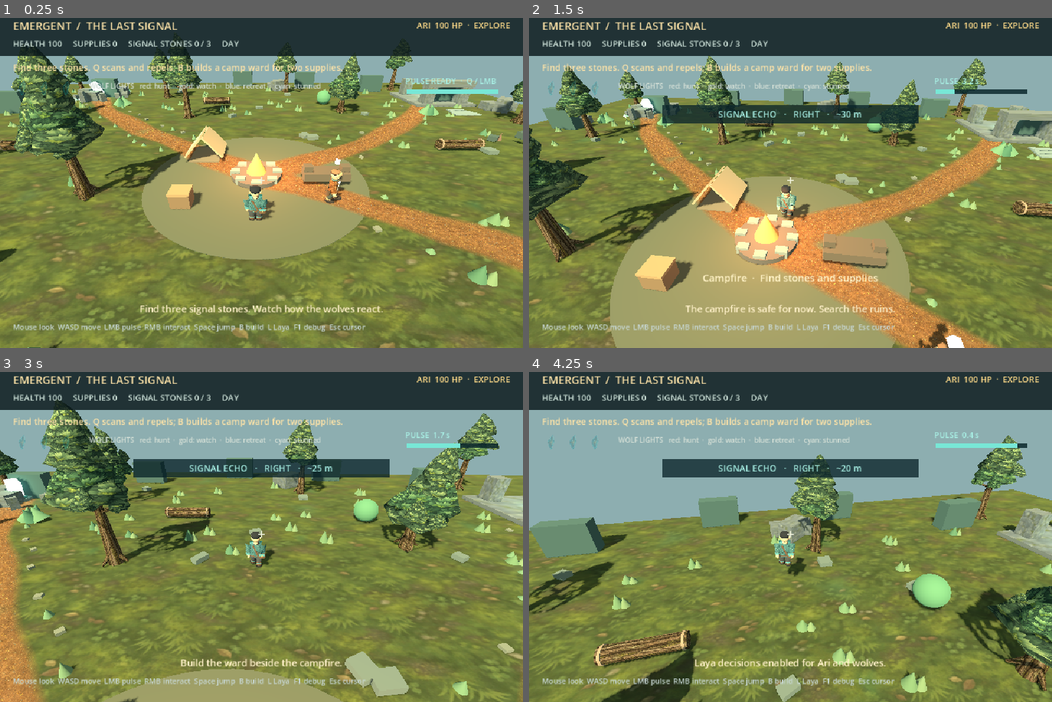
Above: before the commit, frames 1-4 (two rows, left to right).
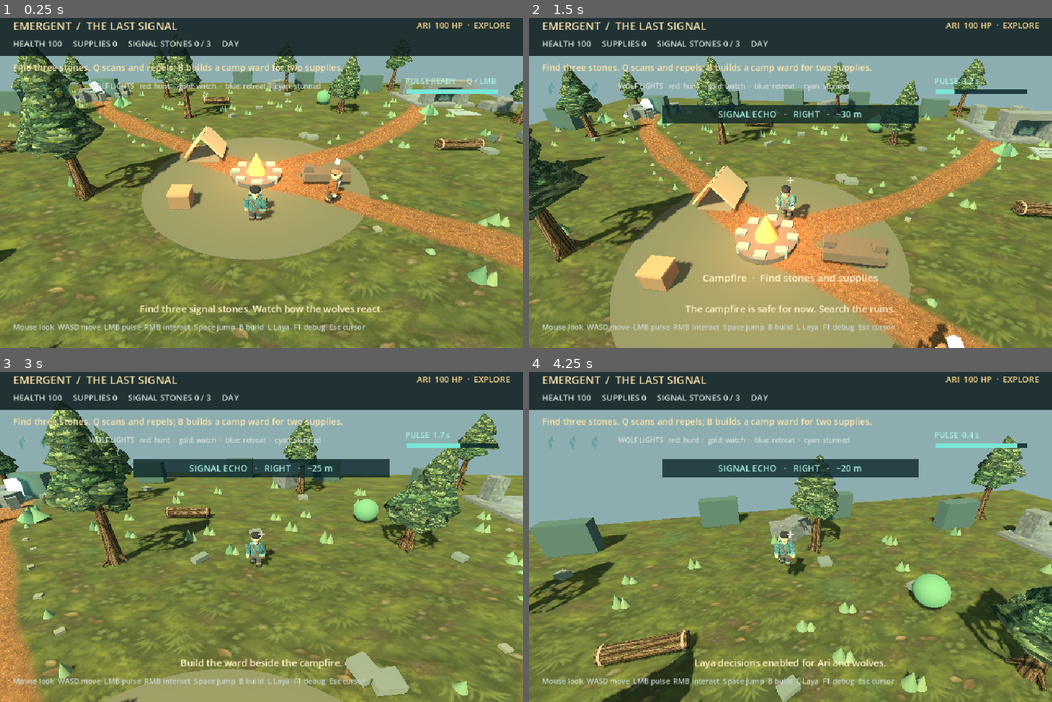
Above: after the commit, the same moments.

Repository: Morainet/Emergent
Game: Godot game, scene res://scenes/forest3d.tscn
Two runs of this game, one before a commit and one after it. Both use one fixed random seed, a clock stepped at 60 frames per second and the inputs below.
Inputs (mouse positions are in pixels of both pictures, inside the frame that each line leads up to):
- Up to frame 1 (0.25 s): no input
- Up to frame 2 (1.5 s): tap Enter at 0.5 s; move the mouse to (816, 179) at 0.52 s; hold R 0.53-1.28 s; hold W from 0.53 s (still down); click (816, 179) at 0.67 s; tap Space at 0.77, 1.07 s; move the mouse to (764, 183) at 1.27 s; tap E at 1.35 s
- Up to frame 3 (3 s): keep holding W; tap Space at 1.52, 1.82 s; move the mouse to (271, 527) at 2.02 s; tap Q at 2.1 s; move the mouse to (256, 540) at 2.77 s; tap B at 2.85 s; click (256, 540) at 2.92 s
- Up to frame 4 (4.25 s): keep holding W; tap Space at 3.02, 3.32, 3.77, 4.07 s; move the mouse to (827, 537) at 3.52 s; tap L at 3.6 s

The runs differ from the first frame. In frame 1, less than 0.1% of the frame differs, in the area x 46-66%, y 46-61%; in frame 2, less than 0.1%, in the area x 47-80%, y 50-100%; in frame 3, less than 0.1%; in frame 4, less than 0.1%.

Commit message:
Polish character idle and walking animation

Diff:
--- a/scripts/explorer_avatar.gd
+++ b/scripts/explorer_avatar.gd
@@ -15,6 +15,7 @@
 var right_leg: Node3D
 var left_arm: Node3D
 var right_arm: Node3D
+var head_pivot: Node3D
 var pendant: MeshInstance3D
 var pendant_base_scale := Vector3.ONE
 var satchel: Node3D
@@ -42,8 +43,14 @@
 	var swing := sin(cadence) * 0.48 * stride
 	left_leg.rotation.x = swing
 	right_leg.rotation.x = -swing
+	left_leg.position.y = -0.28 + maxf(0.0, sin(cadence)) * 0.075 * stride
+	right_leg.position.y = -0.28 + maxf(0.0, -sin(cadence)) * 0.075 * stride
 	left_arm.rotation.x = -swing * 0.65
 	right_arm.rotation.x = swing * 0.65 - pulse * 1.4
+	left_arm.rotation.z = -0.08 + sin(cadence) * 0.025 * stride
+	right_arm.rotation.z = 0.08 + sin(cadence) * 0.025 * stride
+	head_pivot.rotation.y = sin(walk_time * 0.85) * (0.22 if character == "Ari" else 0.15) * (1.0 - stride) + sin(cadence) * 0.035 * stride
+	head_pivot.rotation.x = sin(walk_time * 1.7) * 0.025 * (1.0 - stride)
 	if not grounded:
 		left_leg.rotation.x = -0.25 if vertical_speed > 0.0 else 0.18
 		right_leg.rotation.x = 0.35 if vertical_speed > 0.0 else -0.12
@@ -74,8 +81,11 @@
 	var squash := sin(PI * landing_time / 0.18) * 0.06
 	scale = Vector3(1.0 + squash * 0.5, 1.0 - squash, 1.0 + squash * 0.5)
 	position.y = absf(sin(cadence)) * 0.035 * stride + sin(walk_time * 2.2) * 0.008 * (1.0 - stride)
+	head_pivot.position.y = 0.45 + sin(walk_time * 2.2) * 0.006 * (1.0 - stride)
 	satchel.rotation.z = sin(cadence) * 0.08 * stride
+	satchel.rotation.x = -sin(cadence) * 0.055 * stride
 	pendant.scale = pendant_base_scale * (1.0 + pulse * 0.65)
+	pendant.rotation.z = PI / 4.0 + sin(cadence) * 0.055 * stride
 
 
 func _build() -> void:
@@ -115,25 +125,30 @@
 		_ellipsoid(arm, "Hand", Vector3(0.0, -0.60, 0.0), Vector3(0.085, 0.135, 0.085), SKIN)
 		_ellipsoid(arm, "Thumb", Vector3(-0.075 if arm == left_arm else 0.075, -0.56, -0.045), Vector3(0.035, 0.07, 0.05), SKIN)
 
-	_loft(self, "Neck", [Vector4(0.33, 0.105, 0.105, 0.0), Vector4(0.49, 0.09, 0.09, 0.0)], SKIN)
-	_ellipsoid(self, "Head", Vector3(0.0, 0.655, -0.012), Vector3(0.215, 0.26, 0.205), SKIN)
-	_ellipsoid(self, "Jaw", Vector3(0.0, 0.535, -0.065), Vector3(0.155, 0.105, 0.155), SKIN)
+	head_pivot = _pivot("HeadPivot", Vector3(0.0, 0.45, 0.0))
+	var head_geometry := Node3D.new()
+	head_geometry.name = "HeadGeometry"
+	head_geometry.position.y = -0.45
+	head_pivot.add_child(head_geometry)
+	_loft(head_geometry, "Neck", [Vector4(0.33, 0.105, 0.105, 0.0), Vector4(0.49, 0.09, 0.09, 0.0)], SKIN)
+	_ellipsoid(head_geometry, "Head", Vector3(0.0, 0.655, -0.012), Vector3(0.215, 0.26, 0.205), SKIN)
+	_ellipsoid(head_geometry, "Jaw", Vector3(0.0, 0.535, -0.065), Vector3(0.155, 0.105, 0.155), SKIN)
 	for side in [-1.0, 1.0]:
-		_ellipsoid(self, "Ear", Vector3(side * 0.218, 0.635, -0.015), Vector3(0.045, 0.075, 0.045), SKIN)
-		_ellipsoid(self, "Eye", Vector3(side * 0.082, 0.682, -0.207), Vector3(0.018, 0.025, 0.009), Color("302b2a"))
-		_ellipsoid(self, "Brow", Vector3(side * 0.085, 0.724, -0.209), Vector3(0.07, 0.012, 0.015), HAIR)
-	_ellipsoid(self, "Nose", Vector3(0.0, 0.622, -0.216), Vector3(0.037, 0.067, 0.045), Color("c69070"))
-	_ellipsoid(self, "Mouth", Vector3(0.0, 0.540, -0.199), Vector3(0.055, 0.009, 0.006), Color("895d58"))
+		_ellipsoid(head_geometry, "Ear", Vector3(side * 0.218, 0.635, -0.015), Vector3(0.045, 0.075, 0.045), SKIN)
+		_ellipsoid(head_geometry, "Eye", Vector3(side * 0.082, 0.682, -0.207), Vector3(0.018, 0.025, 0.009), Color("302b2a"))
+		_ellipsoid(head_geometry, "Brow", Vector3(side * 0.085, 0.724, -0.209), Vector3(0.07, 0.012, 0.015), HAIR)
+	_ellipsoid(head_geometry, "Nose", Vector3(0.0, 0.622, -0.216), Vector3(0.037, 0.067, 0.045), Color("c69070"))
+	_ellipsoid(head_geometry, "Mouth", Vector3(0.0, 0.540, -0.199), Vector3(0.055, 0.009, 0.006), Color("895d58"))
 	if is_ari:
-		_loft(self, "Scarf", [Vector4(0.36, 0.165, 0.15, 0.0), Vector4(0.43, 0.15, 0.145, 0.0), Vector4(0.48, 0.11, 0.11, 0.0)], Color("58736c"))
-		_ellipsoid(self, "Hair", Vector3(0.0, 0.805, 0.02), Vector3(0.225, 0.125, 0.21), Color("4c3630"))
-		_ellipsoid(self, "CapCrown", Vector3(0.0, 0.845, 0.0), Vector3(0.255, 0.105, 0.22), coat)
-		_ellipsoid(self, "CapBrim", Vector3(0.0, 0.785, -0.175), Vector3(0.24, 0.025, 0.145), coat_light)
+		_loft(head_geometry, "Scarf", [Vector4(0.36, 0.165, 0.15, 0.0), Vector4(0.43, 0.15, 0.145, 0.0), Vector4(0.48, 0.11, 0.11, 0.0)], Color("58736c"))
+		_ellipsoid(head_geometry, "Hair", Vector3(0.0, 0.805, 0.02), Vector3(0.225, 0.125, 0.21), Color("4c3630"))
+		_ellipsoid(head_geometry, "CapCrown", Vector3(0.0, 0.845, 0.0), Vector3(0.255, 0.105, 0.22), coat)
+		_ellipsoid(head_geometry, "CapBrim", Vector3(0.0, 0.785, -0.175), Vector3(0.24, 0.025, 0.145), coat_light)
 	else:
-		_ellipsoid(self, "HairBack", Vector3(0.0, 0.79, 0.075), Vector3(0.23, 0.16, 0.17), HAIR)
-		_ellipsoid(self, "HairTop", Vector3(0.0, 0.84, 0.0), Vector3(0.24, 0.12, 0.205), HAIR)
+		_ellipsoid(head_geometry, "HairBack", Vector3(0.0, 0.79, 0.075), Vector3(0.23, 0.16, 0.17), HAIR)
+		_ellipsoid(head_geometry, "HairTop", Vector3(0.0, 0.84, 0.0), Vector3(0.24, 0.12, 0.205), HAIR)
 		for tuft in [Vector3(-0.15, 0.785, -0.16), Vector3(-0.02, 0.81, -0.18), Vector3(0.13, 0.78, -0.16)]:
-			_ellipsoid(self, "HairTuft", tuft, Vector3(0.095, 0.08, 0.09), HAIR)
+			_ellipsoid(head_geometry, "HairTuft", tuft, Vector3(0.095, 0.08, 0.09), HAIR)
 
 	var front_strap := _loft(self, "FrontStrap", [Vector4(-0.32, 0.042, 0.022, -0.238), Vector4(0.34, 0.042, 0.022, -0.200)], LEATHER)
 	front_strap.rotation.z = -0.43
--- a/tests/smoke.gd
+++ b/tests/smoke.gd
@@ -35,8 +35,8 @@
 		var mesh: ArrayMesh = avatar.get_node(mesh_path).mesh
 		var arrays := mesh.surface_get_arrays(0)
 		assert((arrays[Mesh.ARRAY_NORMAL] as PackedVector3Array)[0].x > 0.0, "%s should face outwards" % mesh_path)
-	assert(ari.get_node("AriAvatar/CapCrown") != null and ari.get_node("AriAvatar/Scarf") != null, "Ari should have a distinct ranger silhouette")
-	assert(avatar.get_node("HairTuft") != null and avatar.get_node("SignalPendant") != null, "Explorer hair and signal pendant should be modelled")
+	assert(ari.get_node("AriAvatar/HeadPivot/HeadGeometry/CapCrown") != null and ari.get_node("AriAvatar/HeadPivot/HeadGeometry/Scarf") != null, "Ari should have a distinct ranger silhouette")
+	assert(avatar.get_node("HeadPivot/HeadGeometry/HairTuft") != null and avatar.get_node("SignalPendant") != null, "Explorer hair and signal pendant should be modelled")
 	assert(avatar.get_node("SignalPendant").scale.y < 0.1, "Signal pendant should keep its small modelled size after movement")
 	avatar.call("animate", 0.0, 0.0, 1.0)
 	assert(avatar.get_node("SignalPendant").scale.y < 0.16, "Pulse must enlarge the pendant only relative to its original size")
@@ -48,7 +48,10 @@
 	assert(avatar.get_node("LeftArm") != null and avatar.get_node("RightArm") != null, "Explorer should have animated arms")
 	avatar.call("animate", 1.0, 7.0, 0.0)
 	assert(absf(avatar.get_node("LeftLeg").rotation.x) > 0.3, "Explorer should step when moving")
+	avatar.call("animate", 1.0, 7.0, 0.0, 0.0, true, 0.016, PI / 2.0)
+	assert(avatar.get_node("LeftLeg").position.y > avatar.get_node("RightLeg").position.y, "The passing foot should lift during a stride")
 	avatar.call("animate", 1.0, 0.0, 0.0)
+	assert(not is_zero_approx(avatar.get_node("HeadPivot").rotation.y), "Idle explorer should look around subtly")
 	assert(is_zero_approx(avatar.get_node("LeftLeg").rotation.x), "Explorer should stand still when idle")
 	avatar.call("animate", 1.0, 0.0, 0.0, 5.0, false)
 	assert(avatar.get_node("LeftLeg").rotation.x < -0.2, "Explorer should tuck a leg while jumping")
Binary file changed: assets/models/ari_lowpoly.glb
Binary file changed: assets/models/explorer_lowpoly.glb
Not shown, changed: README.md
